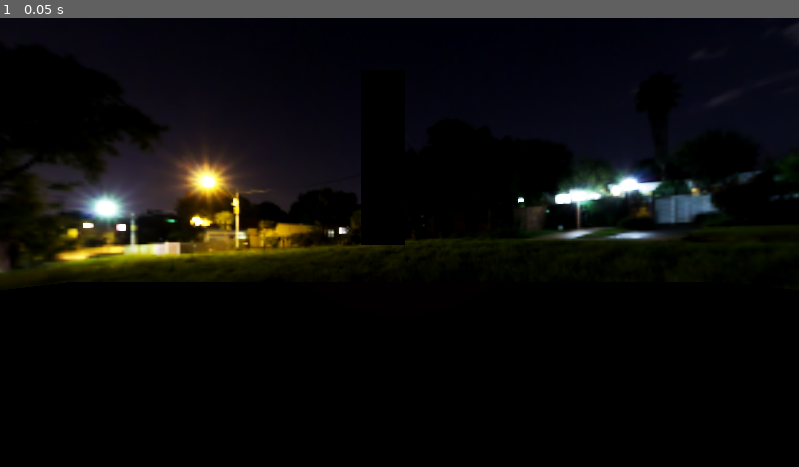
Above: before the commit, frame 1.
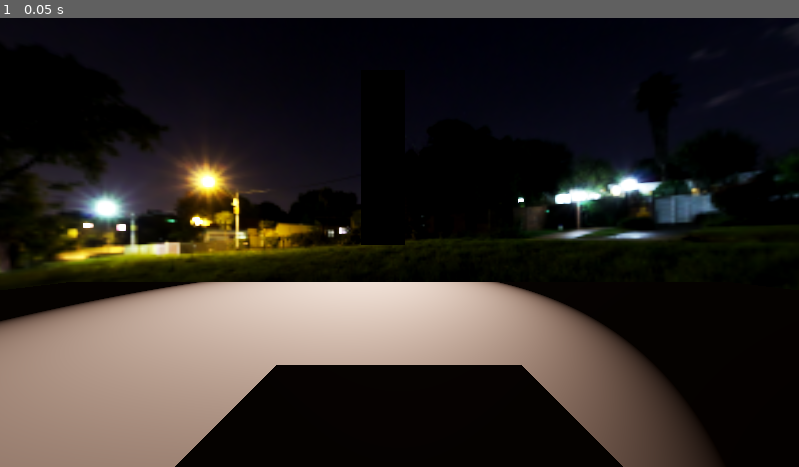
Above: after the commit, the same moment.

Repository: NykolaR/truffler
Game: Godot game, scene res://scenes/gameplay/gameplay.tscn
Two runs of this game, one before a commit and one after it. Both use one fixed random seed, a clock stepped at 60 frames per second and the inputs below. The project has no main scene, so this scene is started directly.
Inputs:
- Up to frame 1 (0.05 s): no input

The runs differ from the first frame. In frame 1, 22% of the frame differs, in the area x 0-90%, y 58-100%.

Commit message:
piggggg

Diff:
--- a/scenes/gameplay/gameplay.tscn
+++ b/scenes/gameplay/gameplay.tscn
@@ -22,7 +22,7 @@
 tonemap_mode = 2
 tonemap_white = 16.0
 volumetric_fog_enabled = true
-volumetric_fog_albedo = Color(0, 0, 0, 1)
+volumetric_fog_density = 0.0
 volumetric_fog_ambient_inject = 0.01
 volumetric_fog_sky_affect = 0.15
 
--- a/scenes/gameplay/tower/tower.tscn
+++ b/scenes/gameplay/tower/tower.tscn
@@ -1,27 +1,9 @@
-[gd_scene load_steps=7 format=3 uid="uid://dbe1nxiif2hwi"]
-
-[ext_resource type="Texture2D" uid="uid://gf446g2ece52" path="res://assets/hdri/preller_drive_1k.hdr" id="1_q6vey"]
+[gd_scene load_steps=3 format=3 uid="uid://dbe1nxiif2hwi"]
 
 [sub_resource type="BoxMesh" id="BoxMesh_l4xtb"]
 size = Vector3(2, 8, 2)
 
 [sub_resource type="FogMaterial" id="FogMaterial_80ue5"]
-
-[sub_resource type="PanoramaSkyMaterial" id="PanoramaSkyMaterial_5x511"]
-panorama = ExtResource("1_q6vey")
-
-[sub_resource type="Sky" id="Sky_2eg17"]
-sky_material = SubResource("PanoramaSkyMaterial_5x511")
-
-[sub_resource type="Environment" id="Environment_qsu1m"]
-background_mode = 2
-sky = SubResource("Sky_2eg17")
-tonemap_mode = 2
-tonemap_white = 16.0
-volumetric_fog_enabled = true
-volumetric_fog_density = 0.0002
-volumetric_fog_ambient_inject = 3.0
-volumetric_fog_sky_affect = 0.02
 
 [node name="Tower" type="Node3D"]
 
@@ -50,9 +32,15 @@
 [node name="DirectionalLight3D2" type="DirectionalLight3D" parent="Looky/FogVolume"]
 transform = Transform3D(1, 0, 0, 0, -2.98023e-08, 1, 0, -1, -2.98023e-08, 0, 11, 9.53674e-07)
 light_color = Color(1, 0.827451, 0.741176, 1)
-light_energy = 0.005
+light_energy = 0.01
 light_volumetric_fog_energy = 1000.0
 shadow_enabled = true
 
-[node name="WorldEnvironment" type="WorldEnvironment" parent="."]
-environment = SubResource("Environment_qsu1m")
+[node name="SpotLight3D" type="SpotLight3D" parent="Looky"]
+transform = Transform3D(1, 0, 0, 0, -1.19209e-07, 1, 0, -1, -1.19209e-07, 0, 0, 0)
+light_color = Color(1, 0.827451, 0.741176, 1)
+light_energy = 100.0
+light_volumetric_fog_energy = 0.0
+shadow_enabled = true
+spot_range = 25.0
+spot_angle = 10.0
